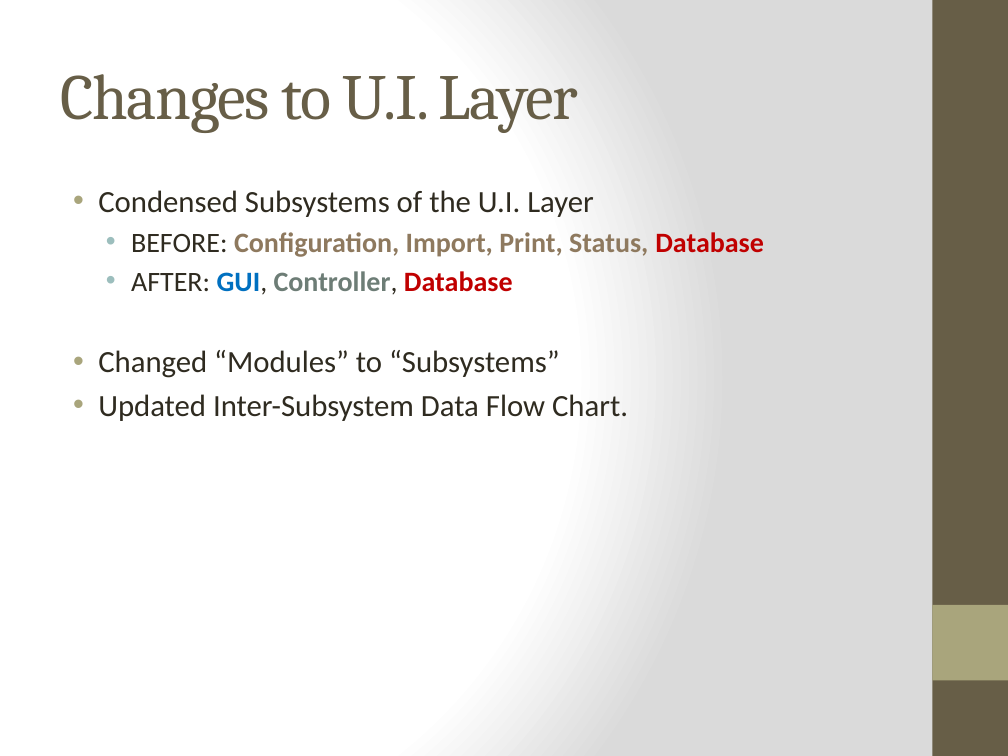
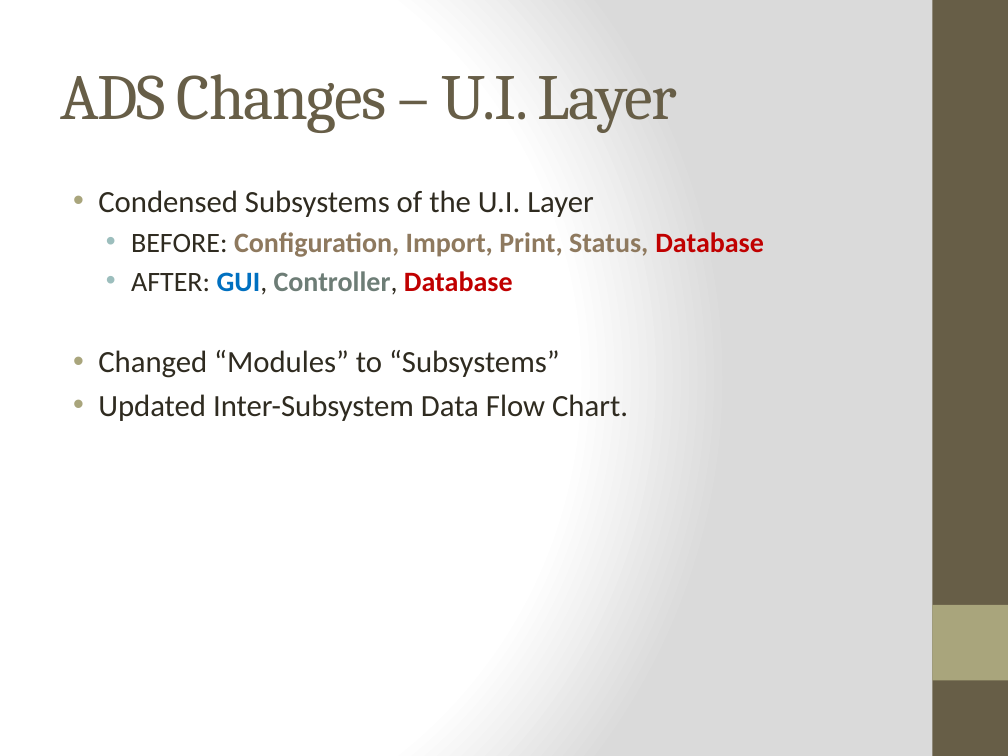
Before and after one commit to qpHalcy0n/SRDesign, a slide deck: slide 3 of Status Updates/2014 01 24.pptx (slide 4 before the commit). Drawn at 1008x756 pixels with LibreOffice and Linux fonts; fonts in the diff are those of the drawing. Boxes give left, top, right and bottom in pixels: in the first picture for what was removed or moved away, otherwise in the second. Text is boxed around its words. In the diff, an @@ line names an element or a change of style, - is before the commit and + after.

```diff
--- a/Status Updates/2014 01 24.pptx
+++ b/Status Updates/2014 01 24.pptx
@@ title at (x1=60, y1=74, x2=677, y2=133): text changed @@
-Changes to U.I. Layer
+ADS Changes – U.I. Layer
```
Also in this commit, not shown: 2 other slides changed, 1 slide added, 2 other files.
